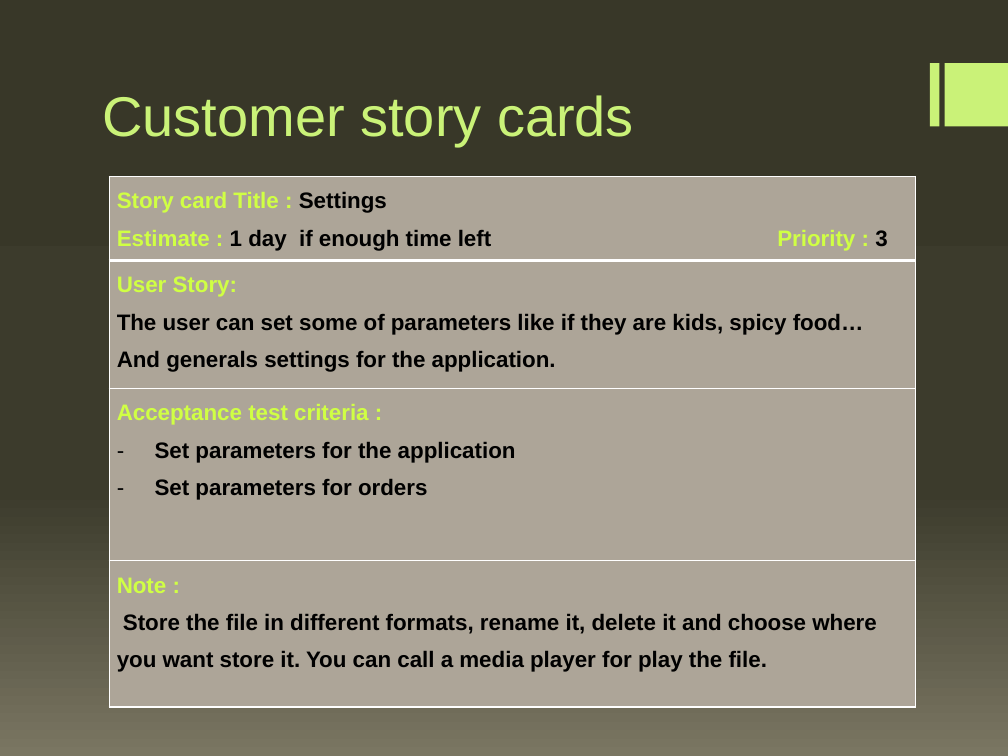
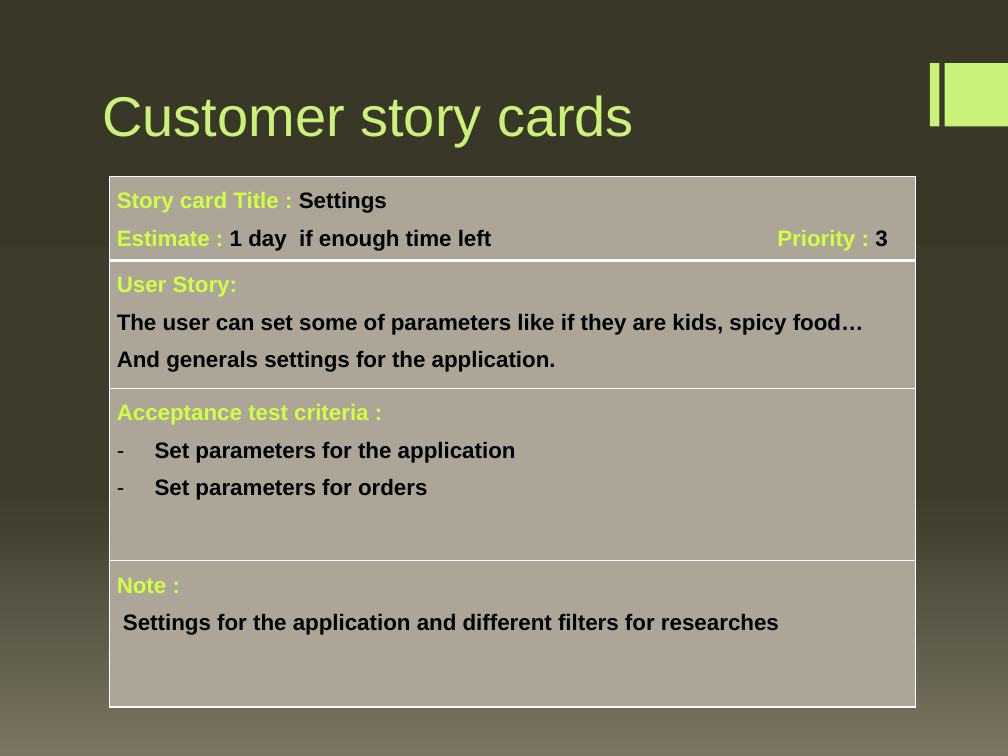
Before and after one commit to vayan/11Meal, a slide deck: slide 7 of User Story2.pptx. Drawn at 1008x756 pixels with LibreOffice and Linux fonts; fonts in the diff are those of the drawing. Boxes give left, top, right and bottom in pixels: in the first picture for what was removed or moved away, otherwise in the second. Text is boxed around its words. In the diff, an @@ line names an element or a change of style, - is before the commit and + after.

```diff
--- a/User Story2.pptx
+++ b/User Story2.pptx
@@ table at (109,176,915,708) @@
-row 4, column 1: Note : / Store the file in different formats, rename it, delete it and choose where you want store it. You can call a media player for play the file.
+row 4, column 1: Note : / Settings for the application and different filters for researches
```
Also in this commit, not shown: 3 other slides changed, 1 slide added, 1 other file.
